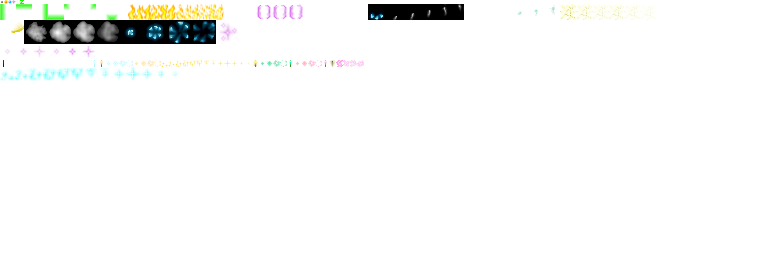
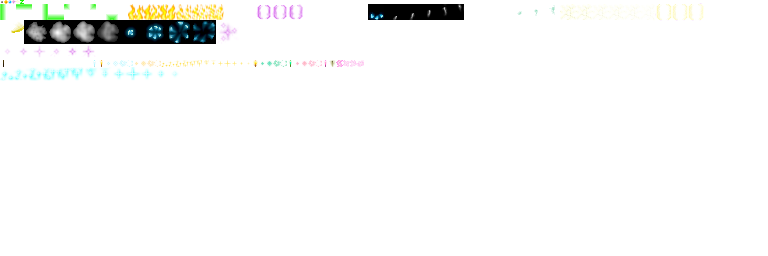
The second 768 x 256 image is a revision of the first. Changes to its layers:
painted on "Background" over box(560, 3, 704, 21)
